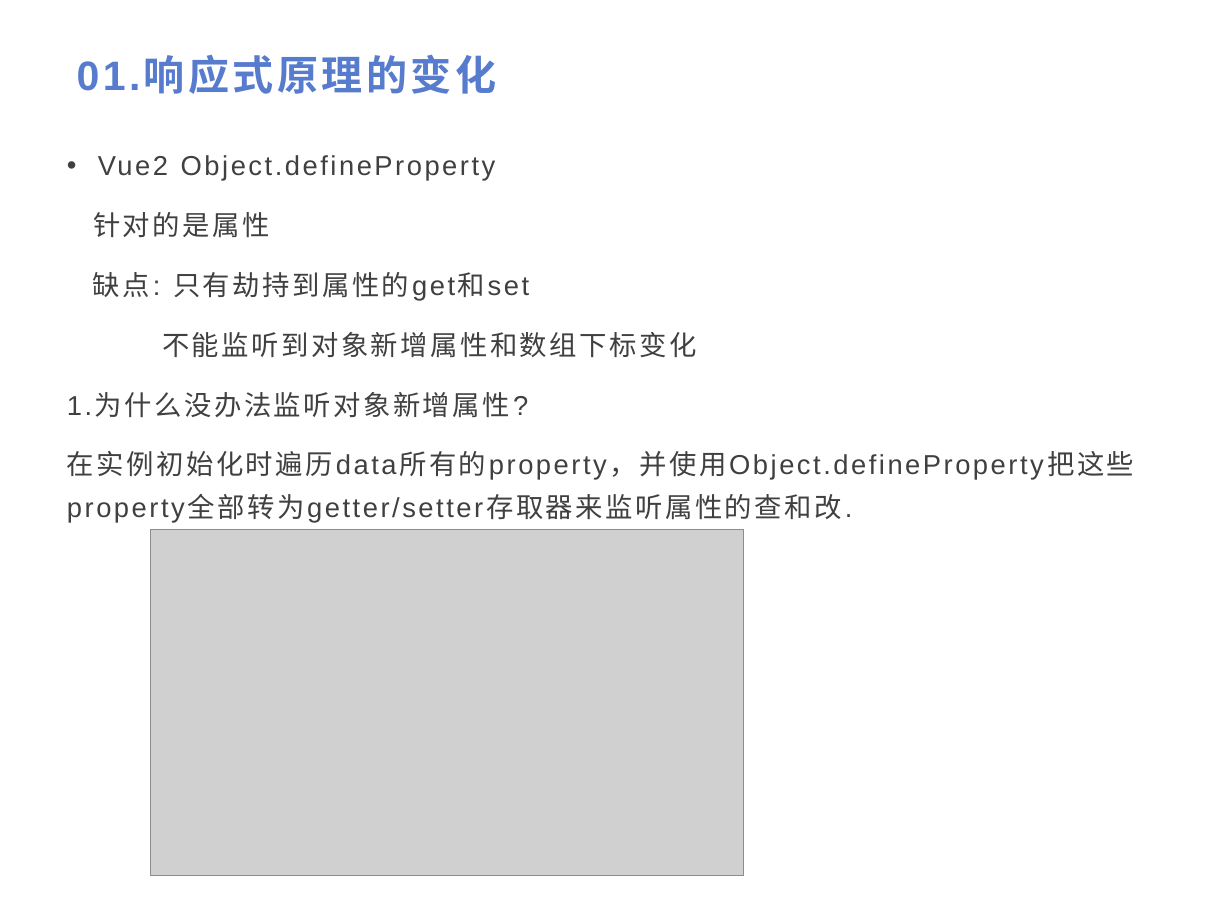
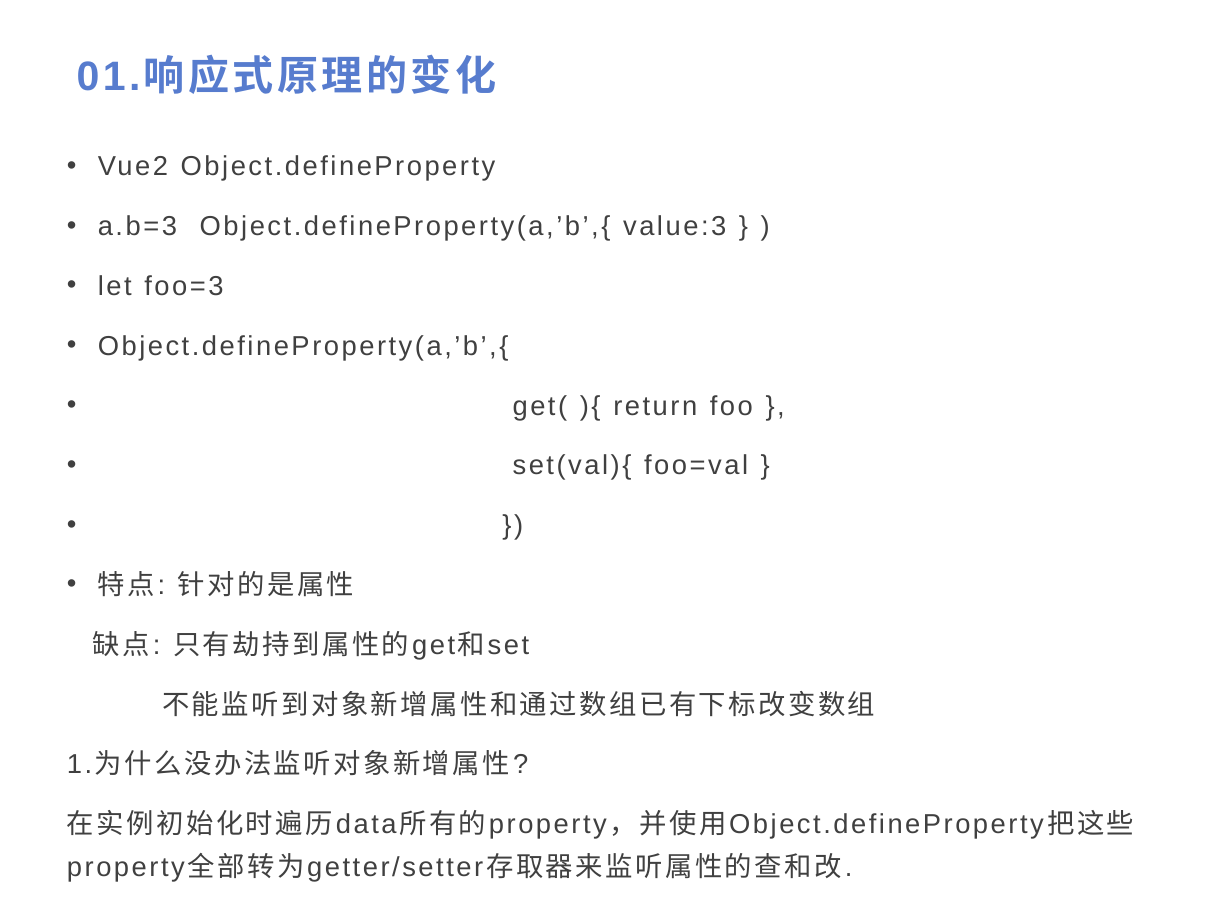
Before and after one commit to Yukon123/HelloVue3, a slide deck: slide 3 of Vue3.pptx. Drawn at 1232x924 pixels with LibreOffice and Linux fonts; fonts in the diff are those of the drawing; grey boxes stand for pictures. Boxes give left, top, right and bottom in pixels: in the first picture for what was removed or moved away, otherwise in the second. Text is boxed around its words. In the diff, an @@ line names an element or a change of style, - is before the commit and + after.

```diff
--- a/Vue3.pptx
+++ b/Vue3.pptx
@@ text at (x1=98, y1=215, x2=753, y2=597): text changed @@
-针对的是属性
+• a.b=3 Object.defineProperty(a,’b’,{ value:3 } )
+• let foo=3
+• Object.defineProperty(a,’b’,{
+• get( ){ return foo },
+• set(val){ foo=val }
+• })
+• 特点: 针对的是属性
@@ picture removed at (x1=150, y1=530, x2=744, y2=876) @@
@@ text at (x1=162, y1=691, x2=875, y2=717): text changed @@
-不能监听到对象新增属性和数组下标变化
+不能监听到对象新增属性和通过数组已有下标改变数组
```
Also in this commit, not shown: 9 other slides changed, 4 slides added, 2 slides removed, 20 other files.
